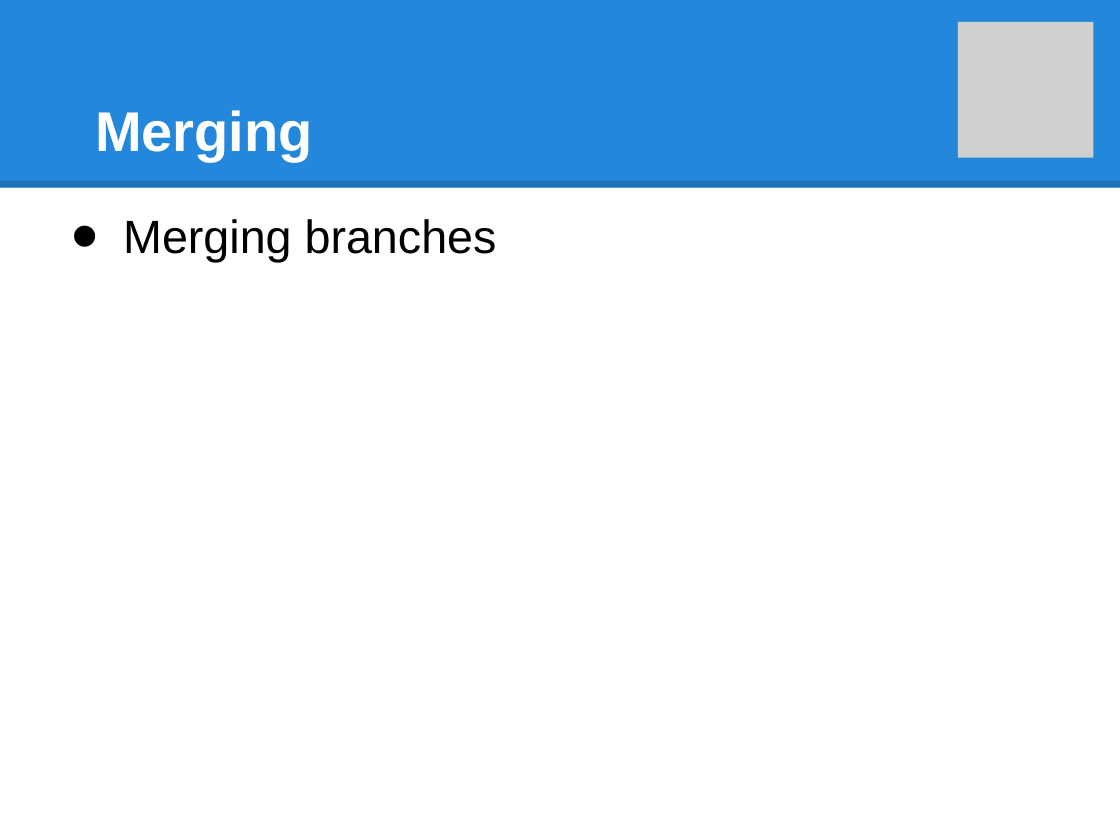
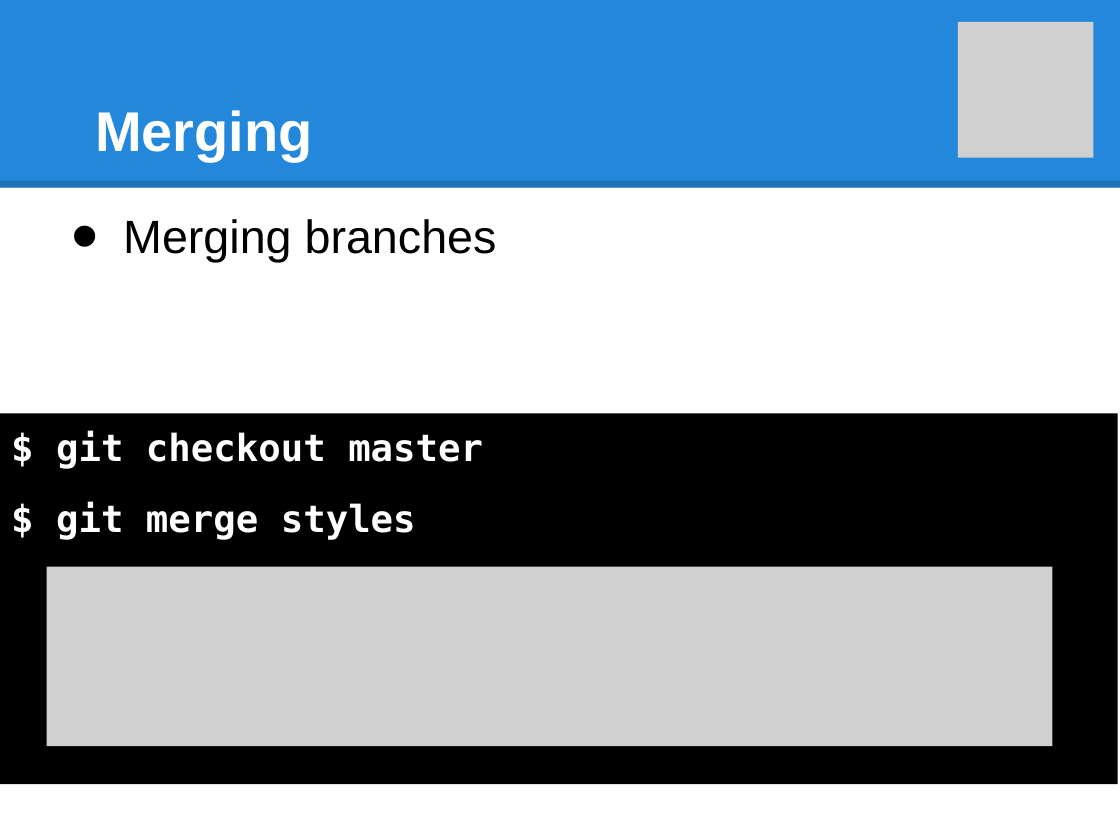
Before and after one commit to vid-uo/riddlegames, a slide deck: slide 15 of _assets/Git Super Basics.pptx (slide 9 before the commit). Drawn at 1120x840 pixels with LibreOffice and Linux fonts; fonts in the diff are those of the drawing; grey boxes stand for pictures. Boxes give left, top, right and bottom in pixels: in the first picture for what was removed or moved away, otherwise in the second. Text is boxed around its words. In the diff, an @@ line names an element or a change of style, - is before the commit and + after.

```diff
--- a/_assets/Git Super Basics.pptx
+++ b/_assets/Git Super Basics.pptx
@@ rectangle added at [0, 413, 1118, 784], fill #000000, 24 pt, text #FFFFFF, bold @@
+$ git checkout master
+$ git merge styles
@@ picture added at [47, 567, 1053, 746] @@
```
Also in this commit, not shown: 5 other slides changed, 7 slides added, 1 slide removed, 4 other files.
